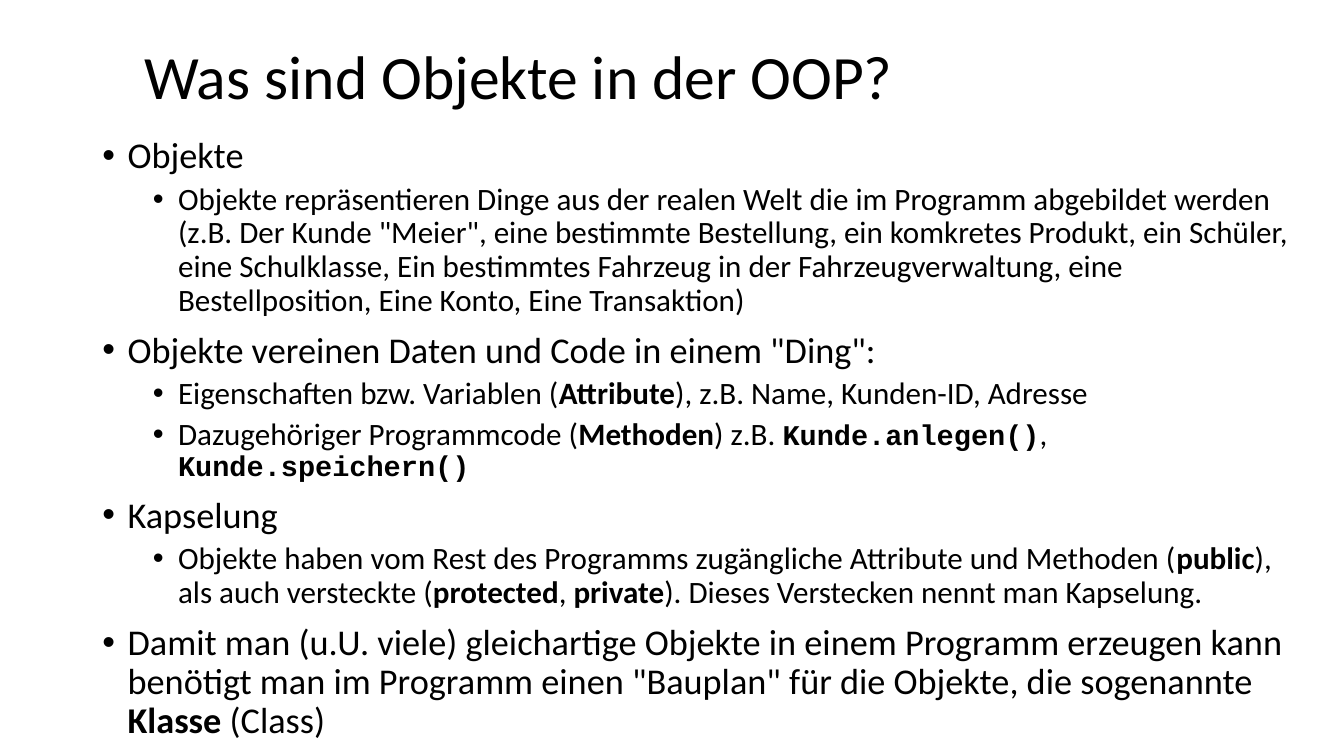
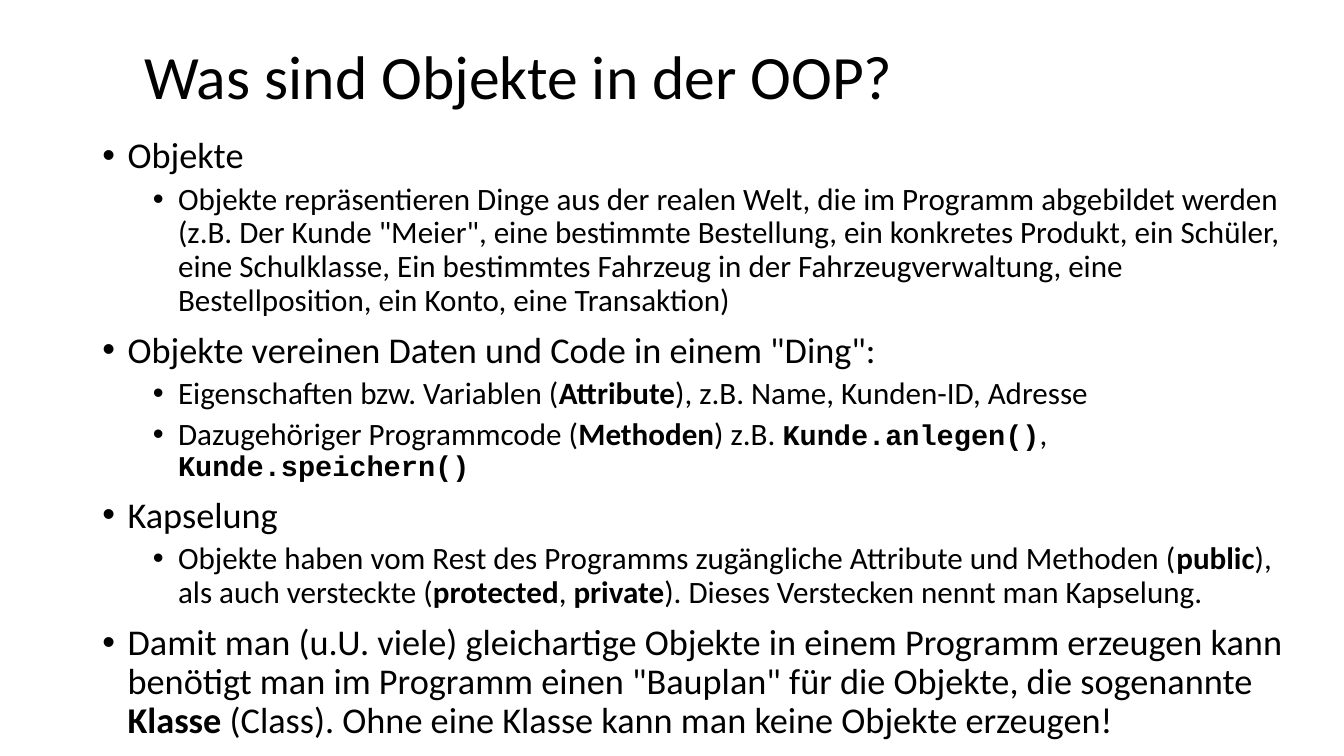
Before and after one commit to MickyRoth/Presentations, a slide deck: slide 10 of UML und OOP mit Python.pptx. Drawn at 1344x756 pixels with LibreOffice and Linux fonts; fonts in the diff are those of the drawing; background and template pictures are left out. Boxes give left, top, right and bottom in pixels: in the first picture for what was removed or moved away, otherwise in the second. Text is boxed around its words. In the diff, an @@ line names an element or a change of style, - is before the commit and + after.

```diff
--- a/UML und OOP mit Python.pptx
+++ b/UML und OOP mit Python.pptx
@@ text at (x1=178, y1=188, x2=1279, y2=316): text changed @@
-  • Objekte repräsentieren Dinge aus der realen Welt die im Programm abgebildet werden (z.B. Der Kunde "Meier", eine bestimmte Bestellung, ein komkretes Produkt, ein Schüler, eine Schulklasse, Ein bestimmtes Fahrzeug in der Fahrzeugverwaltung, eine Bestellposition, Eine Konto, Eine Transaktion)
+  • Objekte repräsentieren Dinge aus der realen Welt, die im Programm abgebildet werden (z.B. Der Kunde "Meier", eine bestimmte Bestellung, ein konkretes Produkt, ein Schüler, eine Schulklasse, Ein bestimmtes Fahrzeug in der Fahrzeugverwaltung, eine Bestellposition, ein Konto, eine Transaktion)
@@ text at (x1=128, y1=628, x2=1282, y2=740): text changed @@
-• Damit man (u.U. viele) gleichartige Objekte in einem Programm erzeugen kann benötigt man im Programm einen "Bauplan" für die Objekte, die sogenannte Klasse (Class)
+• Damit man (u.U. viele) gleichartige Objekte in einem Programm erzeugen kann benötigt man im Programm einen "Bauplan" für die Objekte, die sogenannte Klasse (Class). Ohne eine Klasse kann man keine Objekte erzeugen!
```
Also in this commit, not shown: 1 other slide changed, 2 other files.
